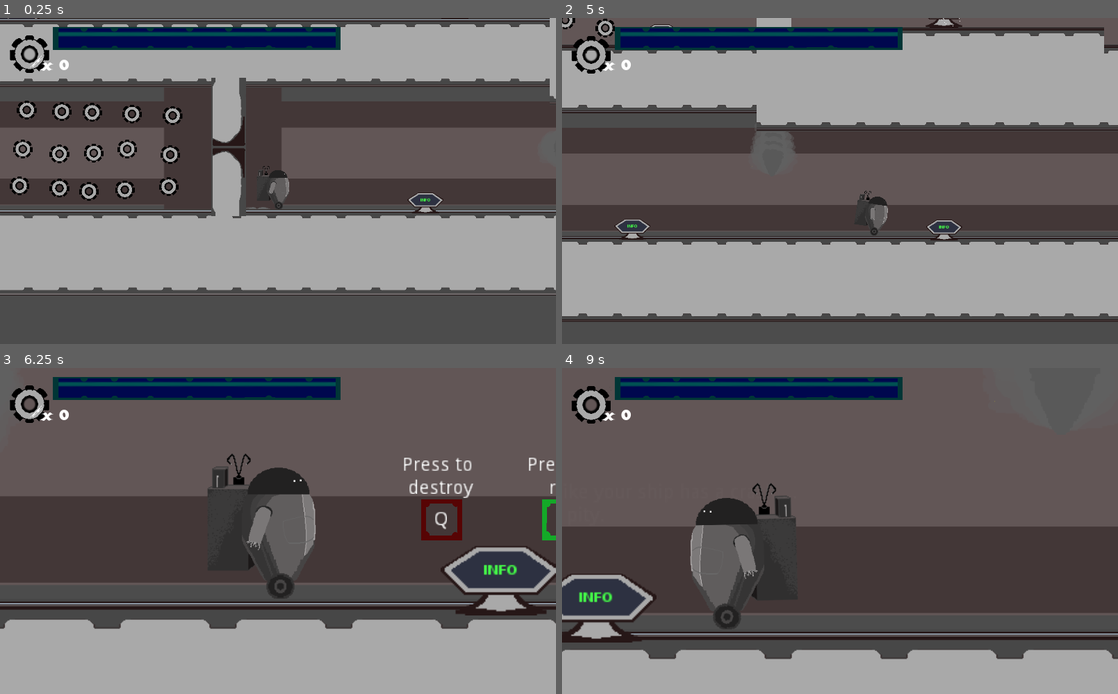
Above: before the commit, frames 1-4 (two rows, left to right).
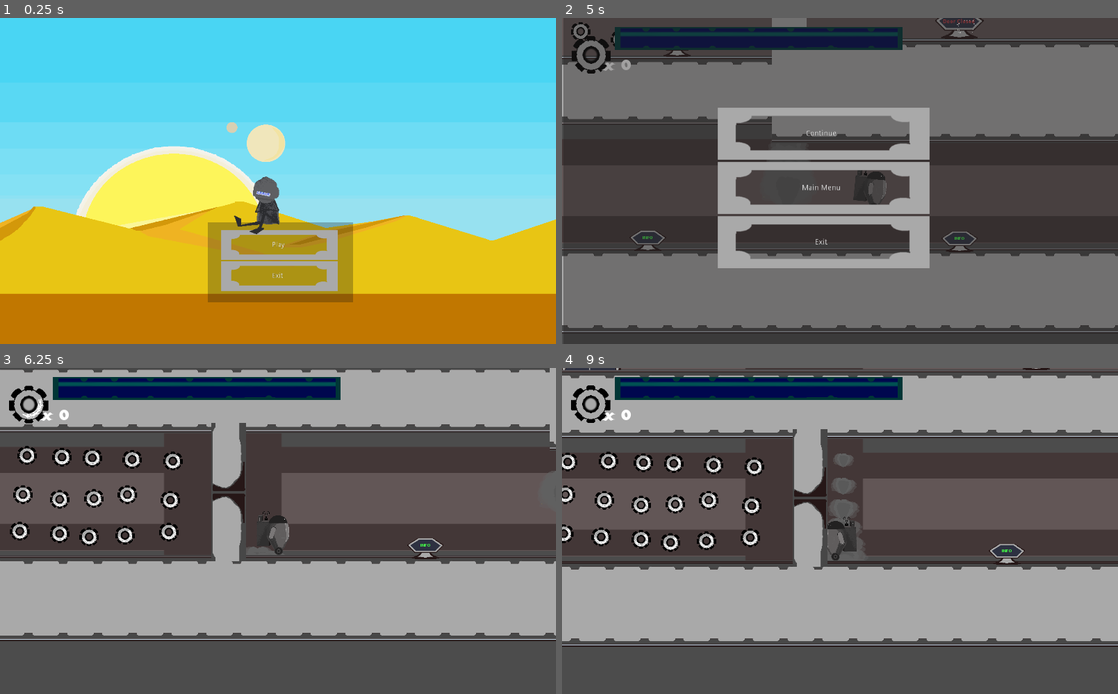
Above: after the commit, the same moments.

Repository: AkaiTobira/DesRepair
Game: Godot game, scene res://Scenes/MainMenu.tscn
The game is run twice, just before and just after one commit, with the same random seed, the same clock (stepped at 60 frames per second) and the same inputs. Before the commit the project starts from res://Scenes/LVL1.tscn. The engine's default icon, where the game draws it, is replaced by a stand-in: a white triangle on a blue panel in a dark square.
Inputs (mouse positions are in pixels of both pictures, inside the frame that each line leads up to):
- Up to frame 1 (0.25 s): no input
- Up to frame 2 (5 s): click (840, 246) at 0.5 s, where only the run after the commit has a clickable "Play"; move the mouse to (962, 164) at 1.27 s; hold Right (ui_right) 1.28-2.78 s; tap E (heal) at 1.35, 2.85, 4.35 s; click (962, 164) at 1.42 s; tap Up (jump) at 1.52, 2.27, 3.77, 4.52 s; tap Enter at 2, 3.5 s; move the mouse to (728, 197) at 2.02 s; tap F (wall_hold) at 2.1, 3.6 s; move the mouse to (895, 109) at 2.77 s; hold Left (ui_left) 2.78-3.53 s; move the mouse to (812, 246) at 3.52 s; hold Right (ui_right) from 3.53 s (still down); click (812, 246) at 3.67 s; move the mouse to (1006, 229) at 4.27 s; tap Escape (pause, bound only after the commit) at 4.9 s
- Up to frame 3 (6.25 s): release Right (ui_right) at 5 s; click (261, 537) at 5 s, where only the run after the commit has a clickable "Main Menu"; click (278, 596) at 5.75 s, where only the run after the commit has a clickable "Play"
- Up to frame 4 (9 s): tap Enter at 6.5 s; move the mouse to (673, 482) at 6.52 s; hold Left (ui_left) 6.53-7.28 s; tap F (wall_hold) at 6.6, 8.1 s; tap Up (jump) at 6.77, 8.27 s; move the mouse to (867, 531) at 7.27 s; hold Right (ui_right) 7.28-8.03 s; tap E (heal) at 7.35, 8.85 s; click (867, 531) at 7.42 s; move the mouse to (756, 449) at 8.02 s; hold Left (ui_left) from 8.03 s (still down); move the mouse to (962, 514) at 8.77 s

The runs differ from the first frame. In frame 1, 98% of the frame differs, in the area x 0-100%, y 0-100%; in frame 2, 75%; in frame 3, 73%; in frame 4, 68%.

Commit message:
Incorporate GUI, MainMEnu and so on

Diff:
--- /dev/null
+++ b/Scenes/Control.gd
@@ -0,0 +1,40 @@
+extends Control
+
+var main_menu_active = false
+
+func _ready():
+	visible = false
+	hide_HUD()
+	pass # Replace with function body.
+
+func _input(event):
+	if main_menu_active: return
+	if event.is_action_pressed("pause"):
+		visible = !visible
+		get_tree().paused = visible
+
+func _on_TextureButton2_pressed():
+		visible = !visible
+		get_tree().paused = visible
+
+
+func _on_TextureButton4_pressed():
+	get_tree().quit()
+	pass # Replace with function body.
+
+func hide_HUD():
+	for child in get_parent().get_children():
+		child.visible = false
+
+func show_HUD():
+	for child in get_parent().get_children():
+		child.visible = true
+	visible = false
+
+func _on_TextureButton3_pressed():
+	main_menu_active = true
+	get_tree().change_scene("res://Scenes/MainMenu.tscn")
+	visible = false
+
+	hide_HUD()
+	pass # Replace with function body.
--- a/Scenes/GUI.tscn
+++ b/Scenes/GUI.tscn
@@ -1,9 +1,12 @@
-[gd_scene load_steps=8 format=2]
+[gd_scene load_steps=11 format=2]
 
 [ext_resource path="res://Environment/UI_down.png" type="Texture" id=1]
 [ext_resource path="res://Environment/UI_Top.png" type="Texture" id=2]
 [ext_resource path="res://Environment/UI_Mid.png" type="Texture" id=3]
 [ext_resource path="res://Environment/Scrap.png" type="Texture" id=4]
+[ext_resource path="res://Scenes/Control.gd" type="Script" id=5]
+[ext_resource path="res://Environment/Button.png" type="Texture" id=6]
+[ext_resource path="res://Environment/Button_Hov.png" type="Texture" id=7]
 
 [sub_resource type="Animation" id=1]
 resource_name = "Nowa animacja"
@@ -60,3 +63,71 @@
 margin_bottom = 108.717
 custom_fonts/font = SubResource( 3 )
 text = "x  0"
+
+[node name="Control" type="Control" parent="."]
+pause_mode = 2
+margin_right = 40.0
+margin_bottom = 40.0
+script = ExtResource( 5 )
+
+[node name="BackOVerlay" type="ColorRect" parent="Control"]
+pause_mode = 2
+margin_left = 2.0
+margin_right = 1032.0
+margin_bottom = 617.0
+color = Color( 0.145098, 0.137255, 0.137255, 0.423529 )
+
+[node name="VBoxContainer" type="VBoxContainer" parent="Control"]
+margin_left = 287.0
+margin_top = 165.0
+margin_right = 677.0
+margin_bottom = 461.0
+size_flags_horizontal = 5
+alignment = 1
+
+[node name="TextureButton2" type="TextureButton" parent="Control/VBoxContainer"]
+margin_right = 390.0
+margin_bottom = 96.0
+texture_normal = ExtResource( 6 )
+texture_hover = ExtResource( 7 )
+
+[node name="Label" type="Label" parent="Control/VBoxContainer/TextureButton2"]
+margin_left = -2.05054
+margin_top = 41.3721
+margin_right = 384.949
+margin_bottom = 55.3721
+text = "Continue"
+align = 1
+
+[node name="TextureButton3" type="TextureButton" parent="Control/VBoxContainer"]
+margin_top = 100.0
+margin_right = 390.0
+margin_bottom = 196.0
+texture_normal = ExtResource( 6 )
+texture_hover = ExtResource( 7 )
+
+[node name="Label" type="Label" parent="Control/VBoxContainer/TextureButton3"]
+margin_left = -2.05054
+margin_top = 41.3721
+margin_right = 384.949
+margin_bottom = 55.3721
+text = "Main Menu"
+align = 1
+
+[node name="TextureButton4" type="TextureButton" parent="Control/VBoxContainer"]
+margin_top = 200.0
+margin_right = 390.0
+margin_bottom = 296.0
+texture_normal = ExtResource( 6 )
+texture_hover = ExtResource( 7 )
+
+[node name="Label" type="Label" parent="Control/VBoxContainer/TextureButton4"]
+margin_left = -2.05054
+margin_top = 41.3721
+margin_right = 384.949
+margin_bottom = 55.3721
+text = "Exit"
+align = 1
+[connection signal="pressed" from="Control/VBoxContainer/TextureButton2" to="Control" method="_on_TextureButton2_pressed"]
+[connection signal="pressed" from="Control/VBoxContainer/TextureButton3" to="Control" method="_on_TextureButton3_pressed"]
+[connection signal="pressed" from="Control/VBoxContainer/TextureButton4" to="Control" method="_on_TextureButton4_pressed"]
--- /dev/null
+++ b/Scenes/MainMenu.gd
@@ -0,0 +1,28 @@
+extends Control
+
+# Declare member variables here. Examples:
+# var a = 2
+# var b = "text"
+
+# Called when the node enters the scene tree for the first time.
+func _ready():
+	pass # Replace with function body.
+
+
+
+# Called every frame. 'delta' is the elapsed time since the previous frame.
+#func _process(delta):
+#	pass
+
+
+func _on_TextureButton_pressed():
+	get_tree().change_scene("res://Scenes/LVL1.tscn")
+	$"/root/GUI".get_node( "Control" ).main_menu_active = false
+	$"/root/GUI".get_node( "Control" ).show_HUD()
+	get_tree().paused                                  = false
+	pass # Replace with function body.
+
+
+func _on_TextureButton2_pressed():
+	get_tree().quit()
+	pass # Replace with function body.
--- /dev/null
+++ b/Scenes/MainMenu.tscn
@@ -0,0 +1,79 @@
+[gd_scene load_steps=6 format=2]
+
+[ext_resource path="res://Scenes/MainMenu.gd" type="Script" id=1]
+[ext_resource path="res://Environment/bgr_desert.png" type="Texture" id=2]
+[ext_resource path="res://Environment/Button.png" type="Texture" id=3]
+[ext_resource path="res://Environment/Button_Hov.png" type="Texture" id=4]
+[ext_resource path="res://Environment/broken_robot.png" type="Texture" id=5]
+
+[node name="Control" type="Control"]
+pause_mode = 2
+anchor_right = 1.0
+anchor_bottom = 1.0
+script = ExtResource( 1 )
+
+[node name="TextureRect" type="TextureRect" parent="."]
+margin_left = -11.7452
+margin_top = -8.80896
+margin_right = 1908.25
+margin_bottom = 1071.19
+rect_scale = Vector2( 0.55, 0.57 )
+texture = ExtResource( 2 )
+
+[node name="ColorRect" type="ColorRect" parent="TextureRect"]
+anchor_left = 0.5
+anchor_top = 0.5
+anchor_right = 0.5
+anchor_bottom = 0.5
+margin_left = -242.5
+margin_top = 136.412
+margin_right = 242.5
+margin_bottom = 393.412
+color = Color( 0.0784314, 0.0745098, 0.0745098, 0.282353 )
+
+[node name="VBoxContainer" type="VBoxContainer" parent="TextureRect/ColorRect"]
+margin_left = 45.4545
+margin_top = 24.5614
+margin_right = 435.455
+margin_bottom = 220.561
+alignment = 1
+
+[node name="TextureButton" type="TextureButton" parent="TextureRect/ColorRect/VBoxContainer"]
+margin_right = 390.0
+margin_bottom = 96.0
+texture_normal = ExtResource( 3 )
+texture_hover = ExtResource( 4 )
+
+[node name="Label" type="Label" parent="TextureRect/ColorRect/VBoxContainer/TextureButton"]
+margin_left = 170.077
+margin_top = 36.0807
+margin_right = 240.077
+margin_bottom = 72.0807
+rect_scale = Vector2( 1.61, 1.68 )
+text = "Play
+"
+
+[node name="TextureButton2" type="TextureButton" parent="TextureRect/ColorRect/VBoxContainer"]
+margin_top = 100.0
+margin_right = 390.0
+margin_bottom = 196.0
+texture_normal = ExtResource( 3 )
+texture_hover = ExtResource( 4 )
+
+[node name="Label" type="Label" parent="TextureRect/ColorRect/VBoxContainer/TextureButton2"]
+margin_left = 170.077
+margin_top = 36.0807
+margin_right = 240.077
+margin_bottom = 72.0807
+rect_scale = Vector2( 1.61, 1.68 )
+text = "Exit
+"
+
+[node name="TextureRect2" type="TextureRect" parent="."]
+margin_left = 425.038
+margin_top = 282.997
+margin_right = 530.038
+margin_bottom = 402.997
+texture = ExtResource( 5 )
+[connection signal="pressed" from="TextureRect/ColorRect/VBoxContainer/TextureButton" to="." method="_on_TextureButton_pressed"]
+[connection signal="pressed" from="TextureRect/ColorRect/VBoxContainer/TextureButton2" to="." method="_on_TextureButton2_pressed"]
--- a/project.godot
+++ b/project.godot
@@ -16,7 +16,7 @@
 [application]
 
 config/name="Lunar"
-run/main_scene="res://Scenes/LVL1.tscn"
+run/main_scene="res://Scenes/MainMenu.tscn"
 config/icon="res://icon.png"
 
 [autoload]
@@ -90,6 +90,12 @@
 , Object(InputEventMouseButton,"resource_local_to_scene":false,"resource_name":"","device":0,"alt":false,"shift":false, …(202 unchanged characters)…
  ]
 }
+pause={
+"deadzone": 0.5,
+"events": [ Object(InputEventKey,"resource_local_to_scene":false,"resource_name":"","device":0,"alt":false,"shift":false,"control":false,"meta":false,"command":false,"pressed":false,"scancode":16777217,"unicode":0,"echo":false,"script":null)
+, Object(InputEventKey,"resource_local_to_scene":false,"resource_name":"","device":0,"alt":false,"shift":false,"control":false,"meta":false,"command":false,"pressed":false,"scancode":80,"unicode":0,"echo":false,"script":null)
+ ]
+}
 
 [layer_names]
 
Binary file added: Environment/Button.png
Binary file added: Environment/Button_Hov.png
